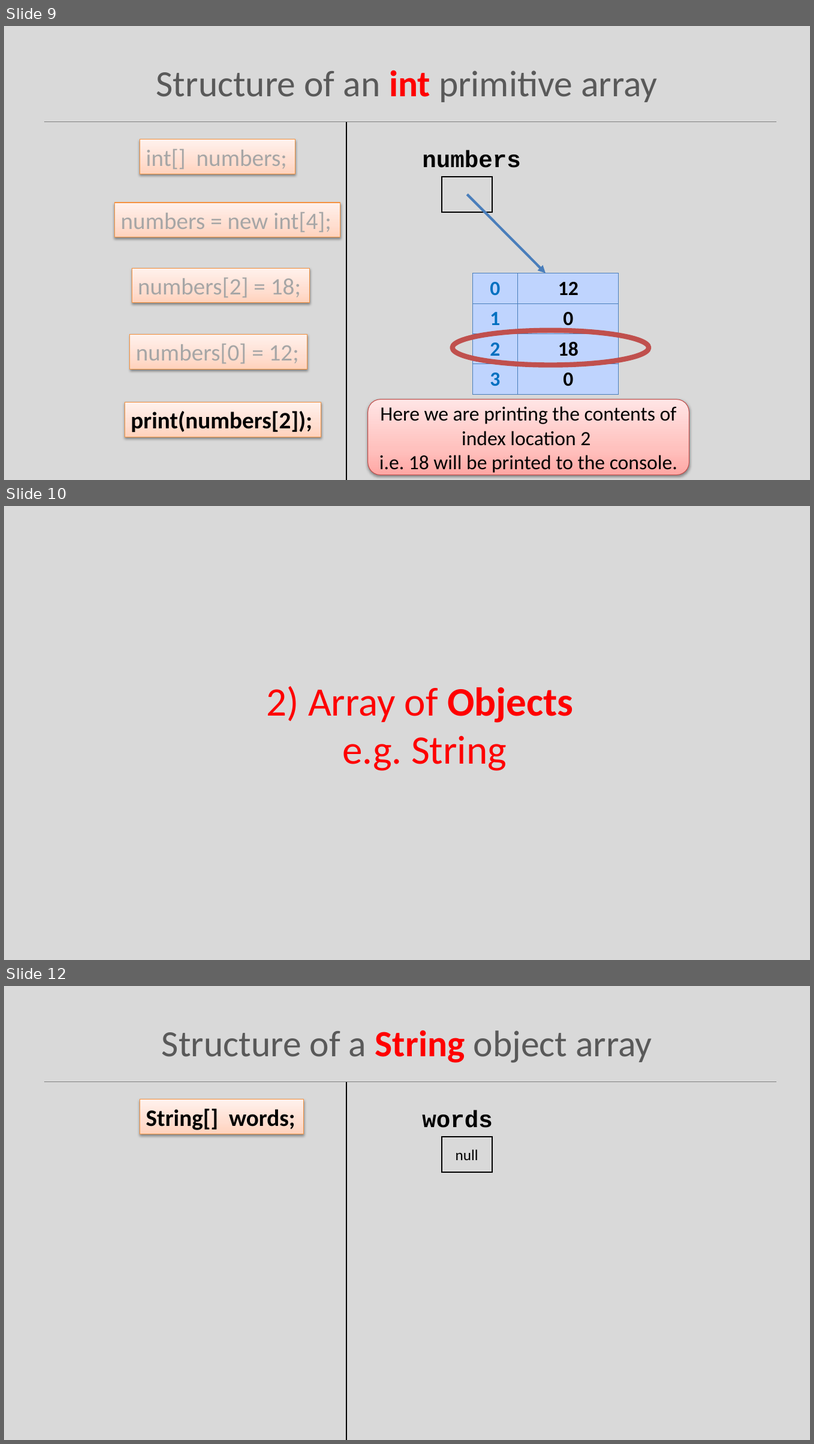
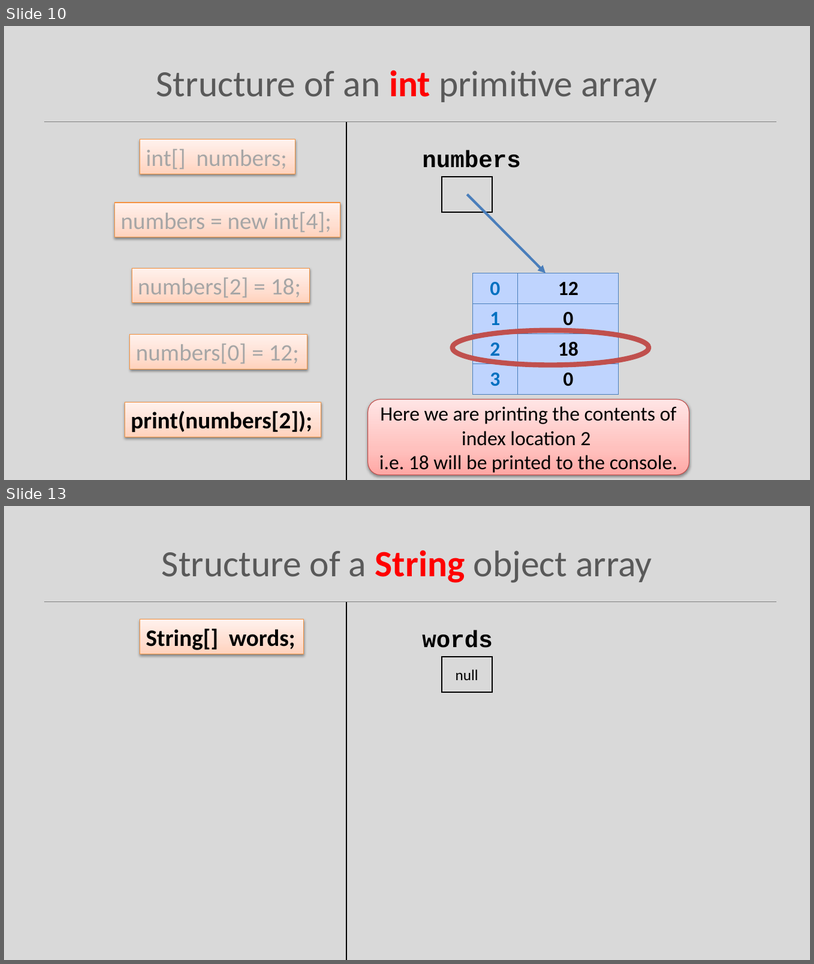
Before and after one commit to Programming-Fundamentals-SETU/prog-fund-1-sept-25, a slide deck: topic06-arrays/unit-1/talk-2-array-classes/b-array-classes.pptx. Shown one above the other, each under a label of ours: slides 9, 10 and 12 before the commit, slides 10 and 13 after it; the slides between them are not shown. The pictures are 814x1444 and 814x964 pixels, drawn with LibreOffice and Linux fonts; fonts in the diff are those of the drawing. Boxes give left, top, right and bottom in pixels: in the first picture for what was removed or moved away, otherwise in the second. Text is boxed around its words. In the diff, an @@ line names an element or a change of style, - is before the commit and + after.

```diff
--- a/topic06-arrays/unit-1/talk-2-array-classes/b-array-classes.pptx
+++ b/topic06-arrays/unit-1/talk-2-array-classes/b-array-classes.pptx
@@ slide 10 removed at (x1=4, y1=506, x2=810, y2=960), background #D9D9D9 @@
@@ text removed at (x1=267, y1=686, x2=573, y2=771) @@
-2) Array of Objects
-e.g. String
@@ what was slide 9 is now slide 10 @@
@@ what was slide 12 is now slide 13 @@
```
Also in this commit, not shown: 10 slides changed, 4 slides added, 2 other slides removed, 37 other files.
